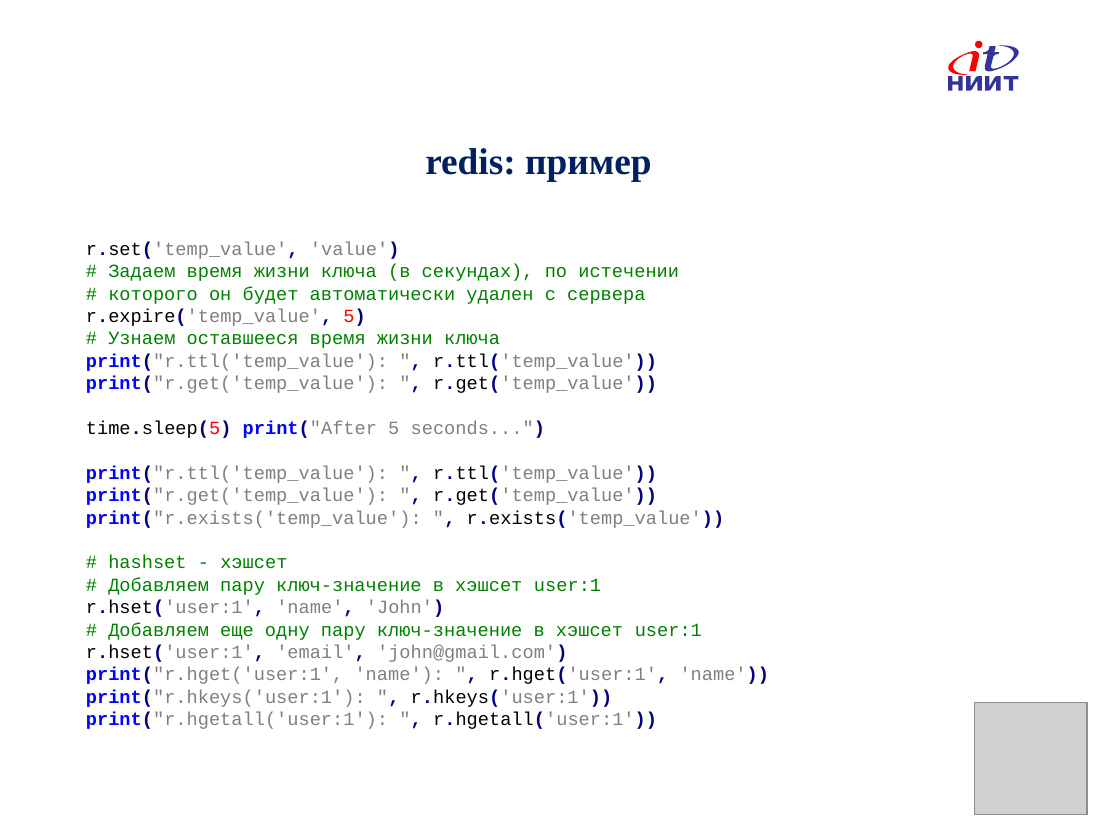
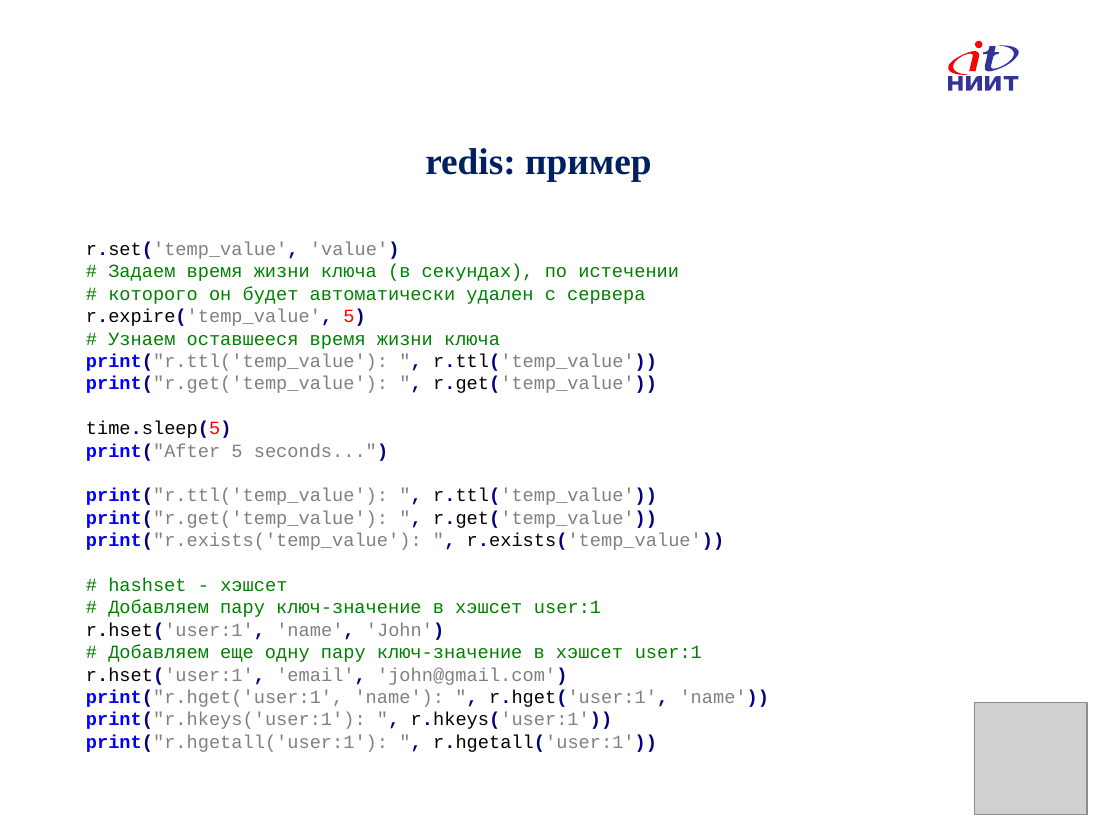
Before and after one commit to IlyaOrlov/PythonCourse, a slide deck: slide 34 of Lectures/PyLec_12.pptx (slide 33 before the commit). Drawn at 1120x840 pixels with LibreOffice and Linux fonts; fonts in the diff are those of the drawing; grey boxes stand for pictures; background and template pictures are left out. Boxes give left, top, right and bottom in pixels: in the first picture for what was removed or moved away, otherwise in the second. Text is boxed around its words. In the diff, an @@ line names an element or a change of style, - is before the commit and + after.

```diff
--- a/Lectures/PyLec_12.pptx
+++ b/Lectures/PyLec_12.pptx
@@ text at (x1=86, y1=421, x2=389, y2=461): text changed @@
-time.sleep(5) print("After 5 seconds...")
+time.sleep(5)
+print("After 5 seconds...")
```
Also in this commit, not shown: 3 other slides changed, 1 slide added, 1 other file.
